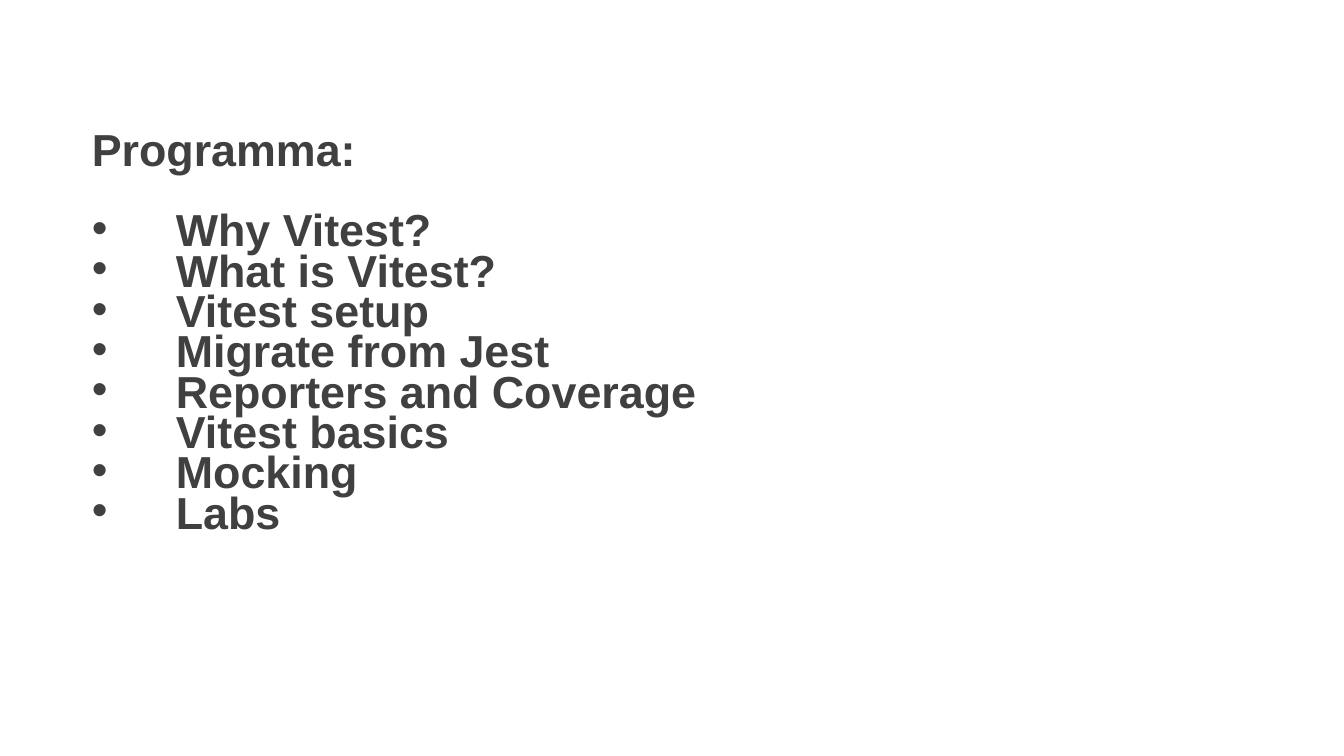
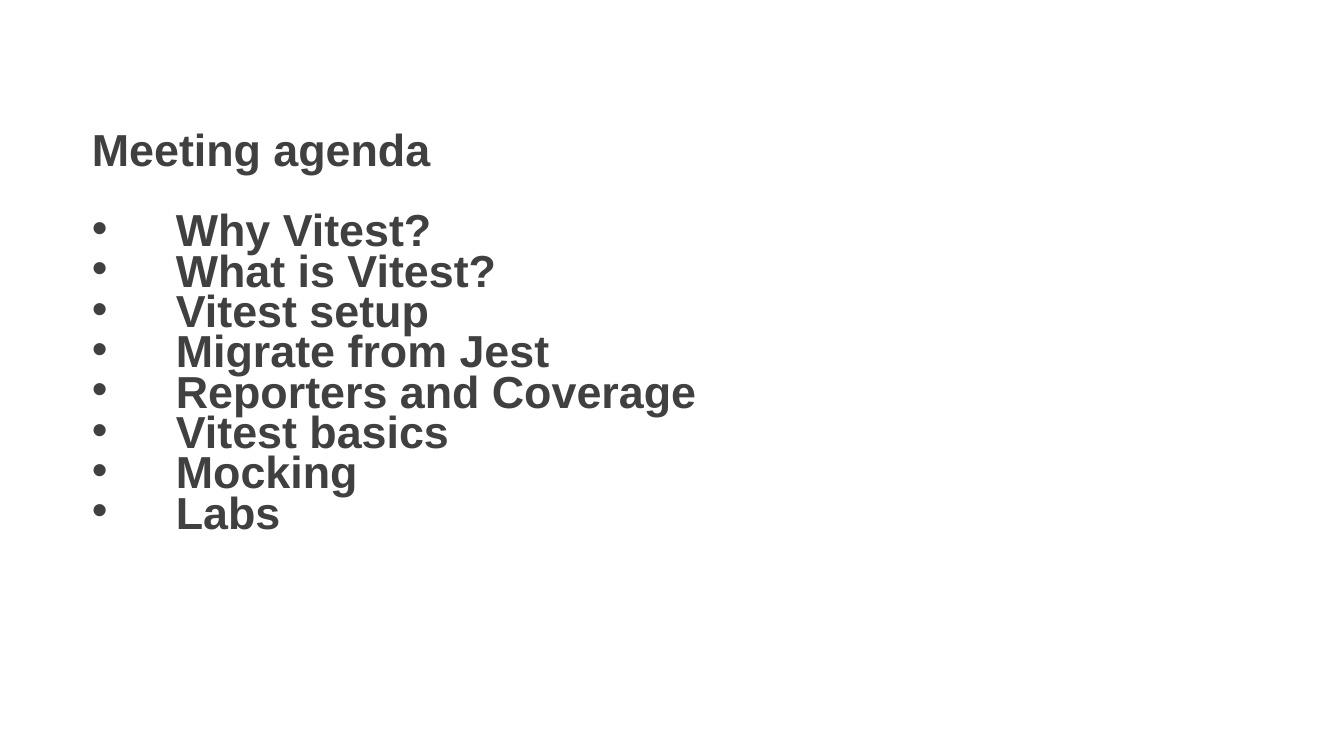
Before and after one commit to AMISConclusion/sig-typescript-unit-testing, a slide deck: slide 1 of typescript_unit_testing_with_vitest.pptx. Drawn at 1344x756 pixels with LibreOffice and Linux fonts; fonts in the diff are those of the drawing; background and template pictures are left out. Boxes give left, top, right and bottom in pixels: in the first picture for what was removed or moved away, otherwise in the second. Text is boxed around its words. In the diff, an @@ line names an element or a change of style, - is before the commit and + after.

```diff
--- a/typescript_unit_testing_with_vitest.pptx
+++ b/typescript_unit_testing_with_vitest.pptx
@@ text at box(92, 133, 430, 175): text changed @@
-Programma:
+Meeting agenda
```
Also in this commit, not shown: 11 other slides changed, 1 other file.
